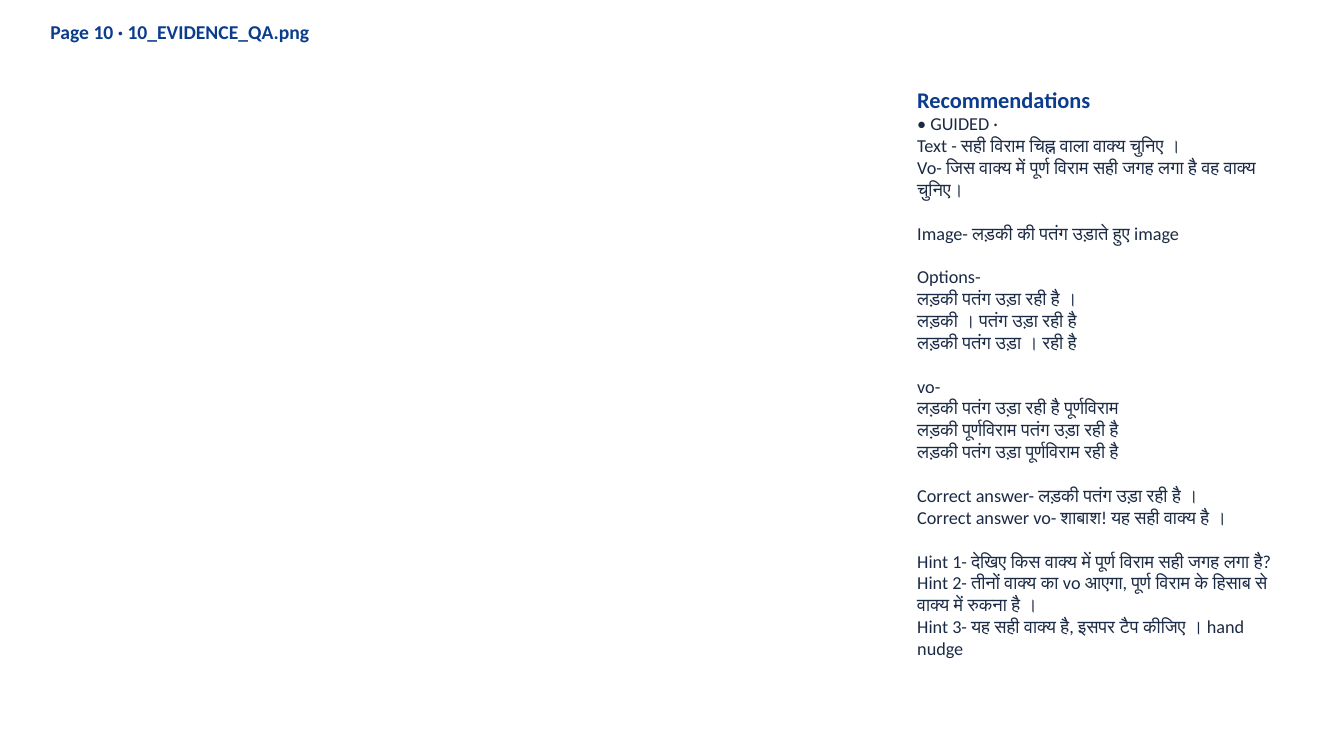
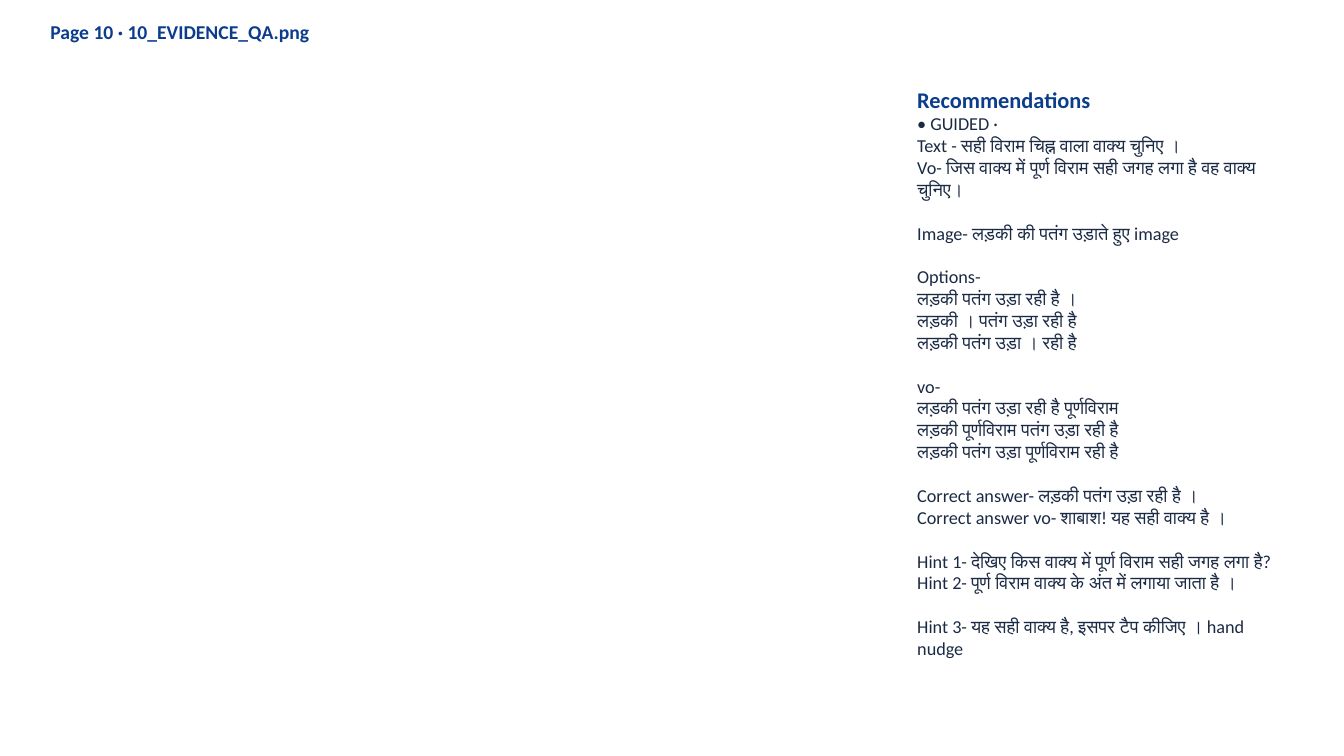
Before and after one commit to 25606mohnish2020-commits/HI02H12_L01_S01, a slide deck: slide 16 of HI02H12_L01_S01_dist-20261019T060950Z-1-001/HI02H12_L01_S01_dist/HI02H12_L01_S01_review.pptx (slide 15 before the commit). Drawn at 1344x756 pixels with LibreOffice and Linux fonts; fonts in the diff are those of the drawing. Boxes give left, top, right and bottom in pixels: in the first picture for what was removed or moved away, otherwise in the second. Text is boxed around its words. In the diff, an @@ line names an element or a change of style, - is before the commit and + after.

```diff
--- a/HI02H12_L01_S01_dist-20261019T060950Z-1-001/HI02H12_L01_S01_dist/HI02H12_L01_S01_review.pptx
+++ b/HI02H12_L01_S01_dist-20261019T060950Z-1-001/HI02H12_L01_S01_dist/HI02H12_L01_S01_review.pptx
@@ text at (917, 576, 1219, 594): text changed @@
-Hint 2- तीनों वाक्य का vo आएगा, पूर्ण विराम के हिसाब से वाक्य में रुकना है ।
+Hint 2- पूर्ण विराम वाक्य के अंत में लगाया जाता है ।
```
Also in this commit, not shown: 14 other slides changed, 2 slides added, 1 slide removed, 1 other file.
